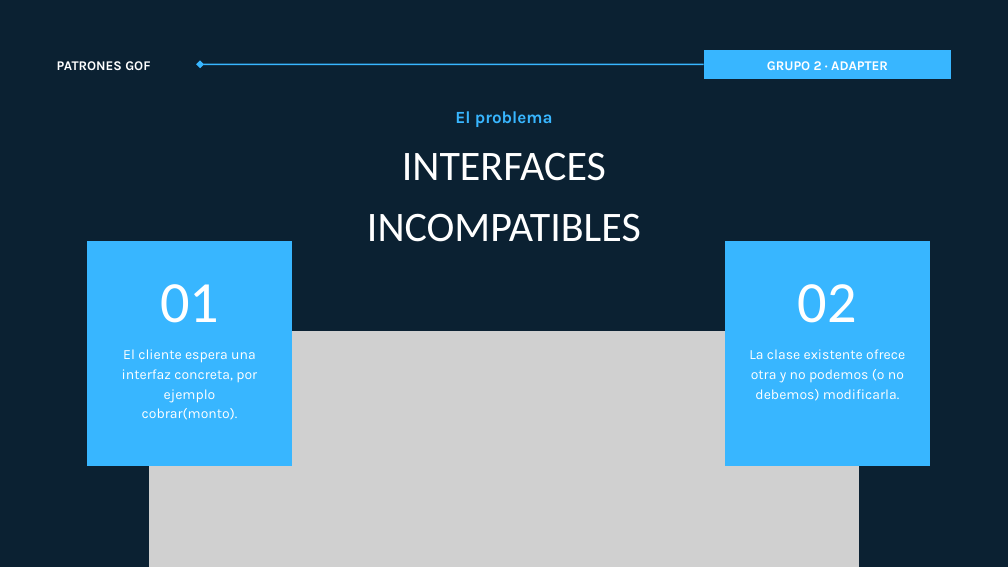
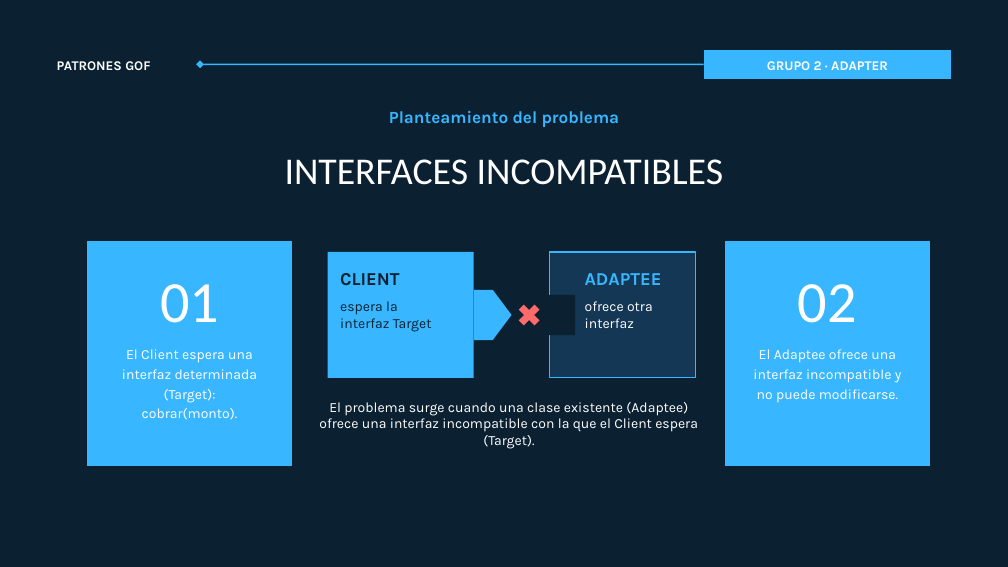
Before and after one commit to RaysonLopez/PatronesEstructurales_Grupo2, a slide deck: slide 3 of Presentacion/Presentacion_Patron_Adapter_Grupo2.pptx. Drawn at 1008x567 pixels with LibreOffice and Linux fonts; fonts in the diff are those of the drawing; grey boxes stand for pictures. Boxes give left, top, right and bottom in pixels: in the first picture for what was removed or moved away, otherwise in the second. Text is boxed around its words. In the diff, an @@ line names an element or a change of style, - is before the commit and + after.

```diff
--- a/Presentacion/Presentacion_Patron_Adapter_Grupo2.pptx
+++ b/Presentacion/Presentacion_Patron_Adapter_Grupo2.pptx
@@ text at box(389, 111, 620, 127): text changed @@
-El problema
+Planteamiento del problema
@@ text at box(285, 159, 723, 185): text changed; size 60 to 54 pt @@
-INTERFACES
-INCOMPATIBLES
+INTERFACES INCOMPATIBLES
@@ rectangle added at box(328, 252, 474, 378), fill #38B6FF @@
@@ rectangle added at box(549, 252, 696, 378), fill #133754, outline #38B6FF 1.5 pt @@
@@ text added at box(340, 273, 399, 285), 26 pt, text #0B2132, bold @@
+CLIENT
@@ pentagon arrow added at box(474, 290, 512, 340), fill #38B6FF @@
@@ rectangle added at box(547, 295, 575, 335), fill #0B2132 @@
@@ text added at box(585, 273, 662, 285), 26 pt, text #38B6FF, bold @@
+ADAPTEE
@@ text added at box(340, 301, 432, 332), 20 pt, text #0B2132 @@
+espera la interfaz Target
@@ cross added at box(514, 300, 544, 330), fill #FF6B6B @@
@@ text added at box(585, 301, 653, 328), 20 pt, text #FFFFFF @@
+ofrece otra interfaz
@@ text at box(122, 349, 257, 420): text changed @@
-El cliente espera una interfaz concreta, por ejemplo cobrar(monto).
+El Client espera una interfaz determinada (Target): cobrar(monto).
@@ picture removed at box(149, 331, 859, 567) @@
@@ text at box(753, 349, 902, 402): text changed @@
-La clase existente ofrece otra y no podemos (o no debemos) modificarla.
+El Adaptee ofrece una interfaz incompatible y no puede modificarse.
@@ text added at box(319, 402, 698, 449), 20 pt, text #FFFFFF @@
+El problema surge cuando una clase existente (Adaptee) ofrece una interfaz incompatible con la que el Client espera (Target).
```
Also in this commit, not shown: 8 other slides changed.
